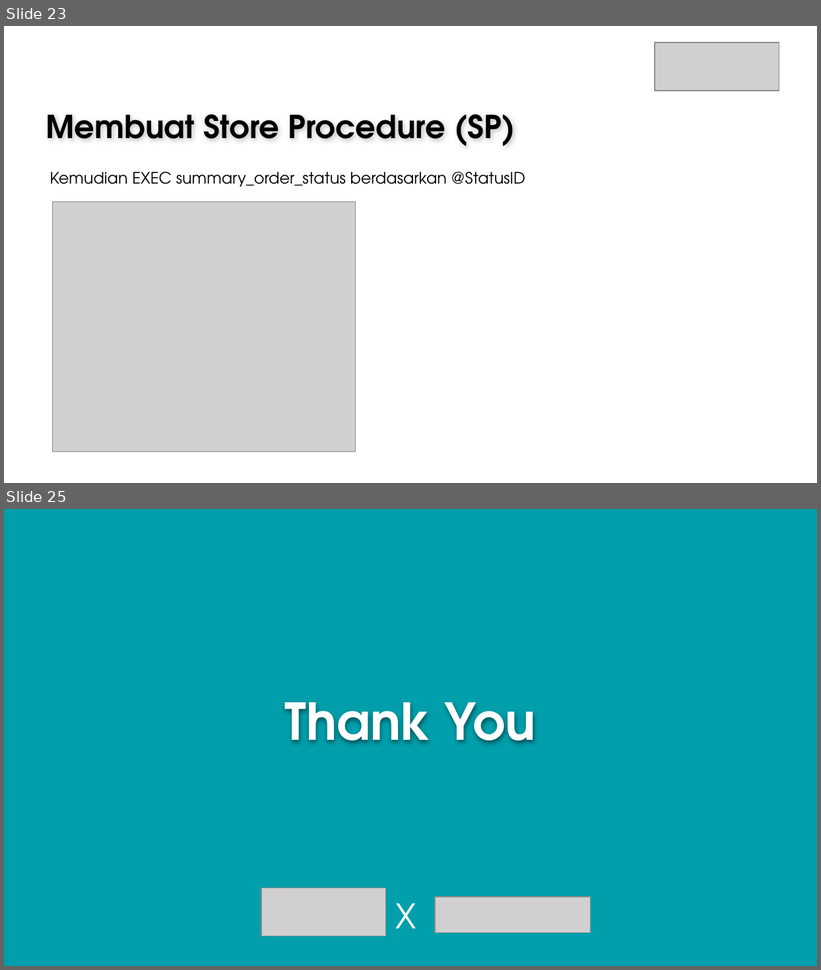
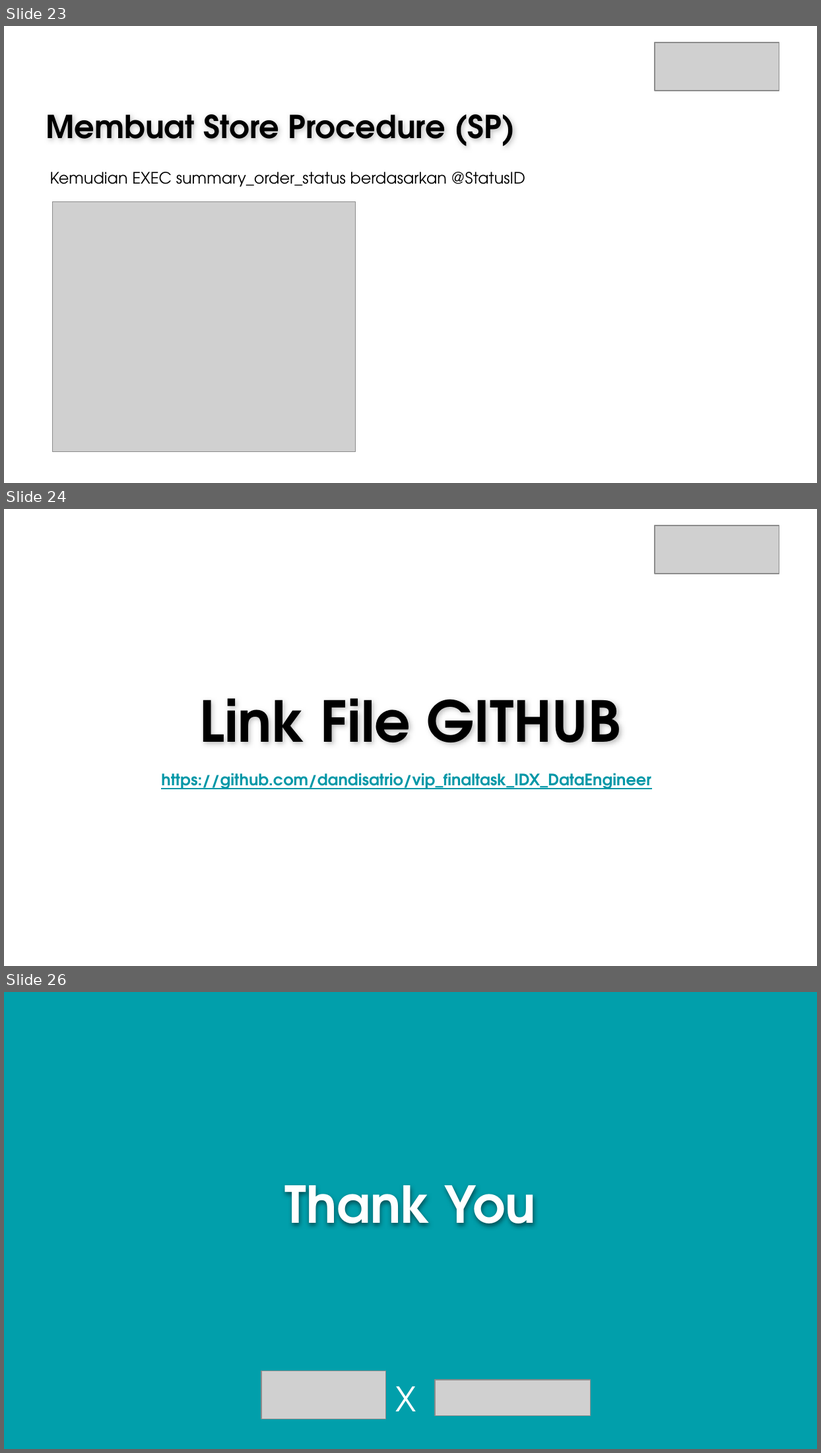
Before and after one commit to dandisatrio/vip_finaltask_IDX_DataEngineer, a slide deck: FinalTask_IDX Partners_DE_Bambang Satrio Gandhi.pptx. Shown one above the other, each under a label of ours: slides 23 and 25 before the commit, slides 23, 24 and 26 after it; the slides between them are not shown. The pictures are 821x970 and 821x1453 pixels, drawn with LibreOffice and Linux fonts; fonts in the diff are those of the drawing; grey boxes stand for pictures; background and template pictures are left out. Boxes give left, top, right and bottom in pixels: in the first picture for what was removed or moved away, otherwise in the second. Text is boxed around its words. In the diff, an @@ line names an element or a change of style, - is before the commit and + after.

Commit message:
update ppt

```diff
--- a/FinalTask_IDX Partners_DE_Bambang Satrio Gandhi.pptx
+++ b/FinalTask_IDX Partners_DE_Bambang Satrio Gandhi.pptx
@@ slide 24 added at <box>4,509,817,966</box>, background picture (left out) @@
@@ picture added at <box>655,525,779,573</box> @@
@@ text added at <box>200,698,621,744</box>, 50 pt, text #000000, bold @@
+Link File GITHUB
@@ text added at <box>161,773,651,789</box>, 14 pt, text #0097A7, bold, underline @@
+https://github.com/dandisatrio/vip_finaltask_IDX_DataEngineer
@@ what was slide 25 is now slide 26 @@
```
Also in this commit, not shown: 1 slide changed.
